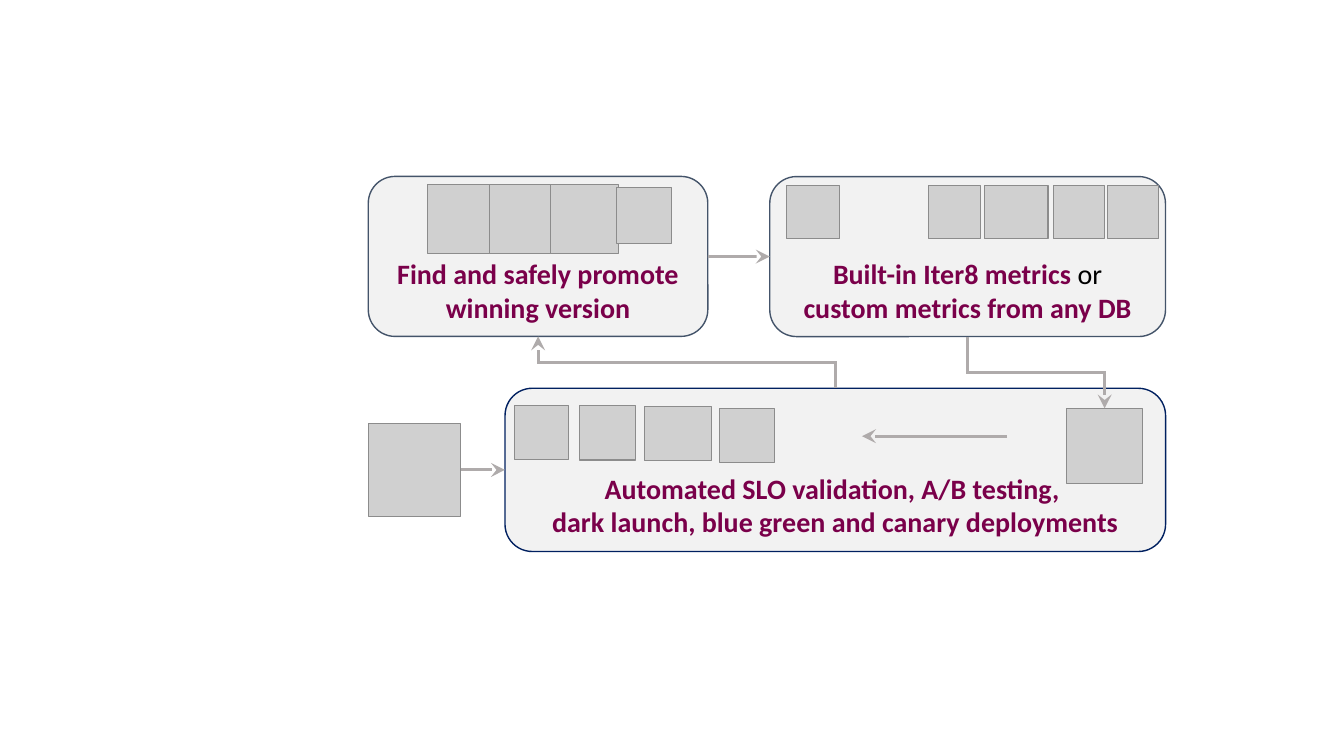
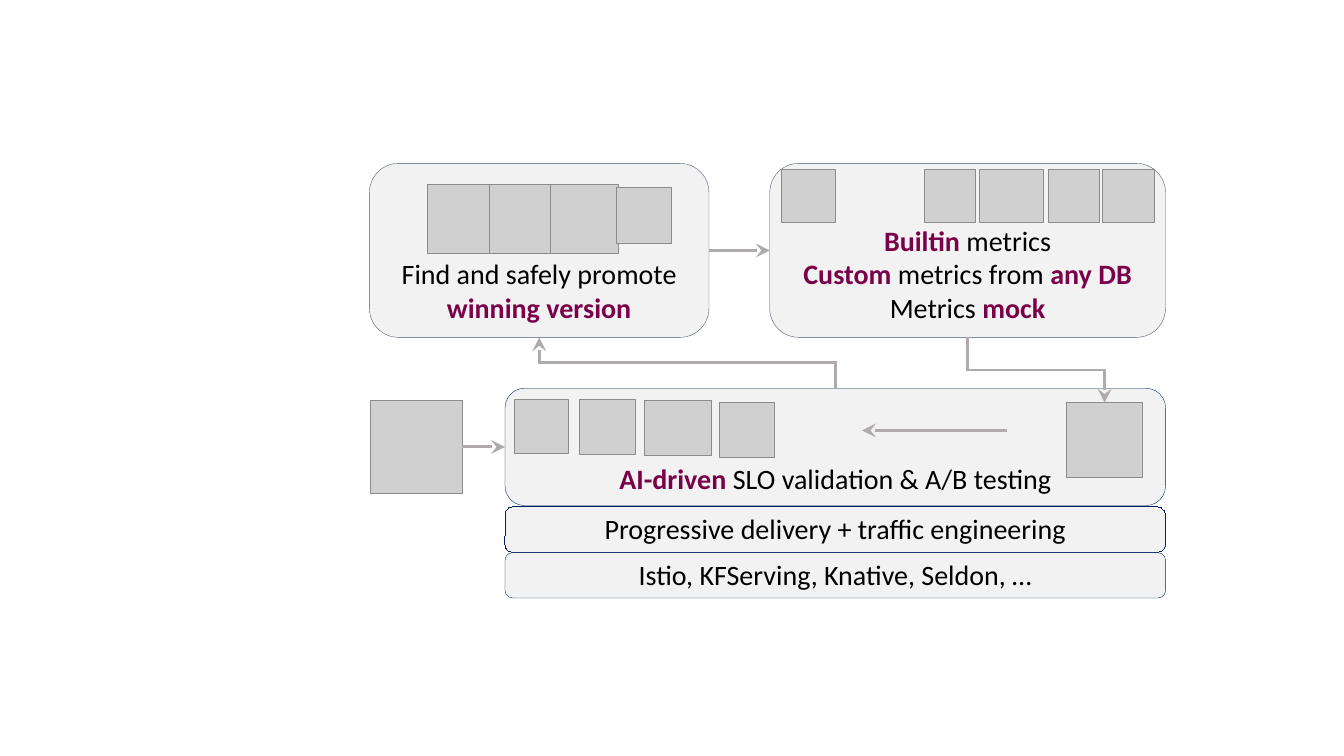
Before and after one commit to iter8-tools/iter8, a slide deck: slide 1 of mkdocs/docs/images/src/illustration.pptx. Drawn at 1344x756 pixels with LibreOffice and Linux fonts; fonts in the diff are those of the drawing; grey boxes stand for pictures. Boxes give left, top, right and bottom in pixels: in the first picture for what was removed or moved away, otherwise in the second. Text is boxed around its words. In the diff, an @@ line names an element or a change of style, - is before the commit and + after.

```diff
--- a/mkdocs/docs/images/src/illustration.pptx
+++ b/mkdocs/docs/images/src/illustration.pptx
@@ rounded rectangle "Find and safely promote winning ...": place and size @@
-rounded rectangle "Find and safely promote winning ..." at (368,176,708,337)
+rounded rectangle "Find and safely promote winning ..." at (370,163,710,338)
@@ rounded rectangle "Find and safely promote winning ..." at (370,163,710,338): text colour #7A004A to #000000, bold off in "Find and safely promote"; outline #44546A 1 pt to #44546A 0.25 pt @@
@@ rounded rectangle "Builtin metrics": place and size @@
-rounded rectangle "Builtin metrics" at (770,176,1167,337)
+rounded rectangle "Builtin metrics" at (770,163,1167,338)
@@ rounded rectangle "Builtin metrics" at (770,163,1167,338): outline #44546A 1 pt to #44546A 0.25 pt @@
@@ 5 pictures: place and size @@
-5 pictures at (786,186,1159,239)
+5 pictures at (782,169,1154,223)
@@ text in rounded rectangle at (803,231,1131,319): text changed; text colour #7A004A to #000000; bold off @@
-Built-in Iter8 metrics or custom metrics from any DB
+Builtin metrics
+Custom metrics from any DB
+Metrics mock
@@ 5 pictures, 2 arrows: place and size @@
-5 pictures, 2 arrows at (514,256,1143,484)
+5 pictures, 2 arrows at (514,250,1143,478)
@@ elbow arrow (836, 388) - (539, 338): route changed @@
@@ elbow arrow moved from (968, 337) - (1105, 408) to (968, 338) - (1105, 402) @@
@@ rounded rectangle "AI-driven SLO validation & A/B ...": place and size @@
-rounded rectangle "AI-driven SLO validation & A/B ..." at (505,388,1166,552)
+rounded rectangle "AI-driven SLO validation & A/B ..." at (505,388,1166,505)
@@ rounded rectangle "AI-driven SLO validation & A/B ..." at (505,388,1166,505): outline #002060 1 pt to #002060 0.25 pt @@
@@ picture: place and size @@
-picture at (368,423,461,516)
+picture at (370,401,463,494)
@@ arrow moved from (461, 470) - (505, 470) to (463, 447) - (505, 447) @@
@@ text in rounded rectangle at (619,469,1051,494): text changed; text colour #7A004A to #000000; bold off @@
-Automated SLO validation, A/B testing,
-dark launch, blue green and canary deployments
+AI-driven SLO validation & A/B testing
@@ rounded rectangle added at (505,507,1166,553), fill #F2F2F2, outline #002060 0 pt, 20 pt, text #000000 @@
+Progressive delivery + traffic engineering
@@ rounded rectangle added at (505,553,1166,598), fill #F2F2F2, outline #002060 0.25 pt, 20 pt, text #000000 @@
+Istio, KFServing, Knative, Seldon, …
```
Also in this commit, not shown: 1 other file.
